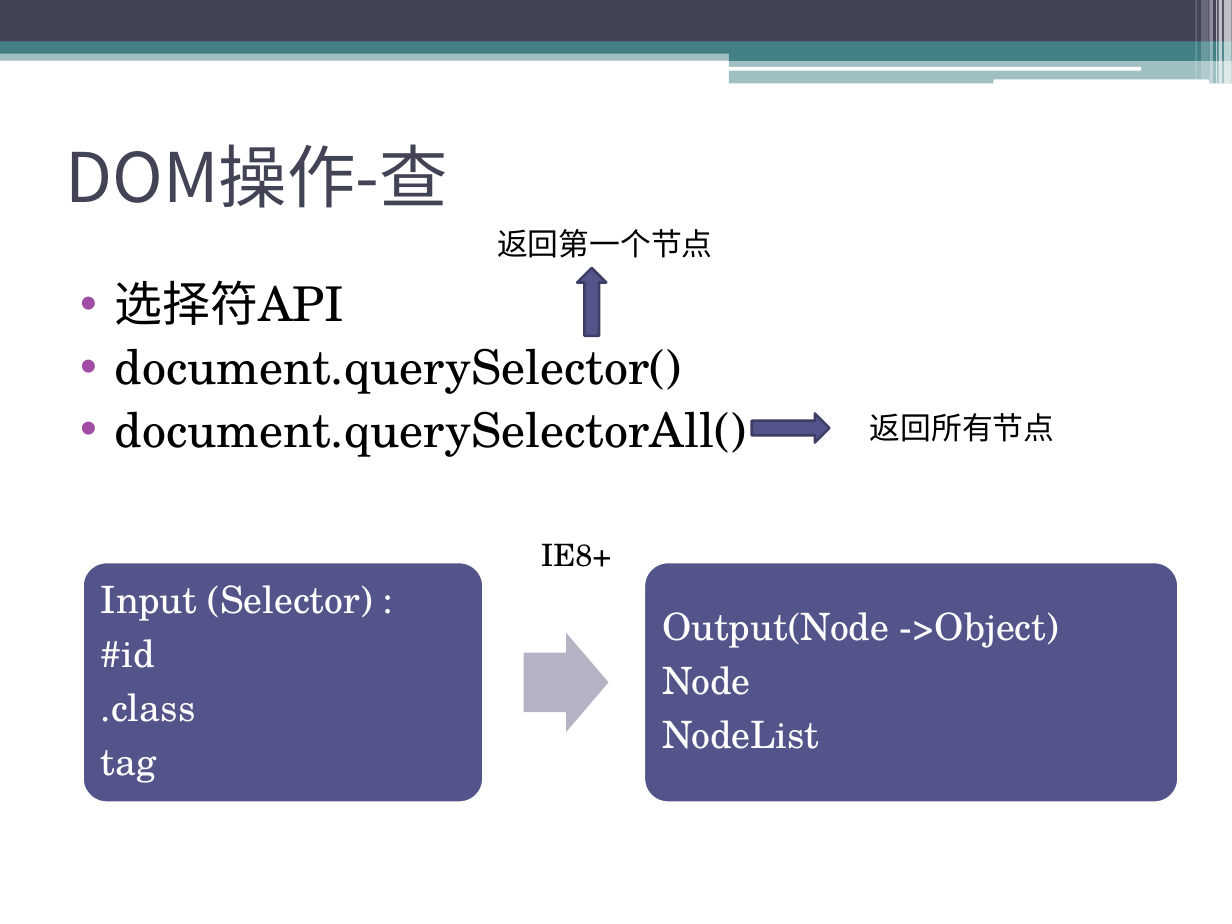
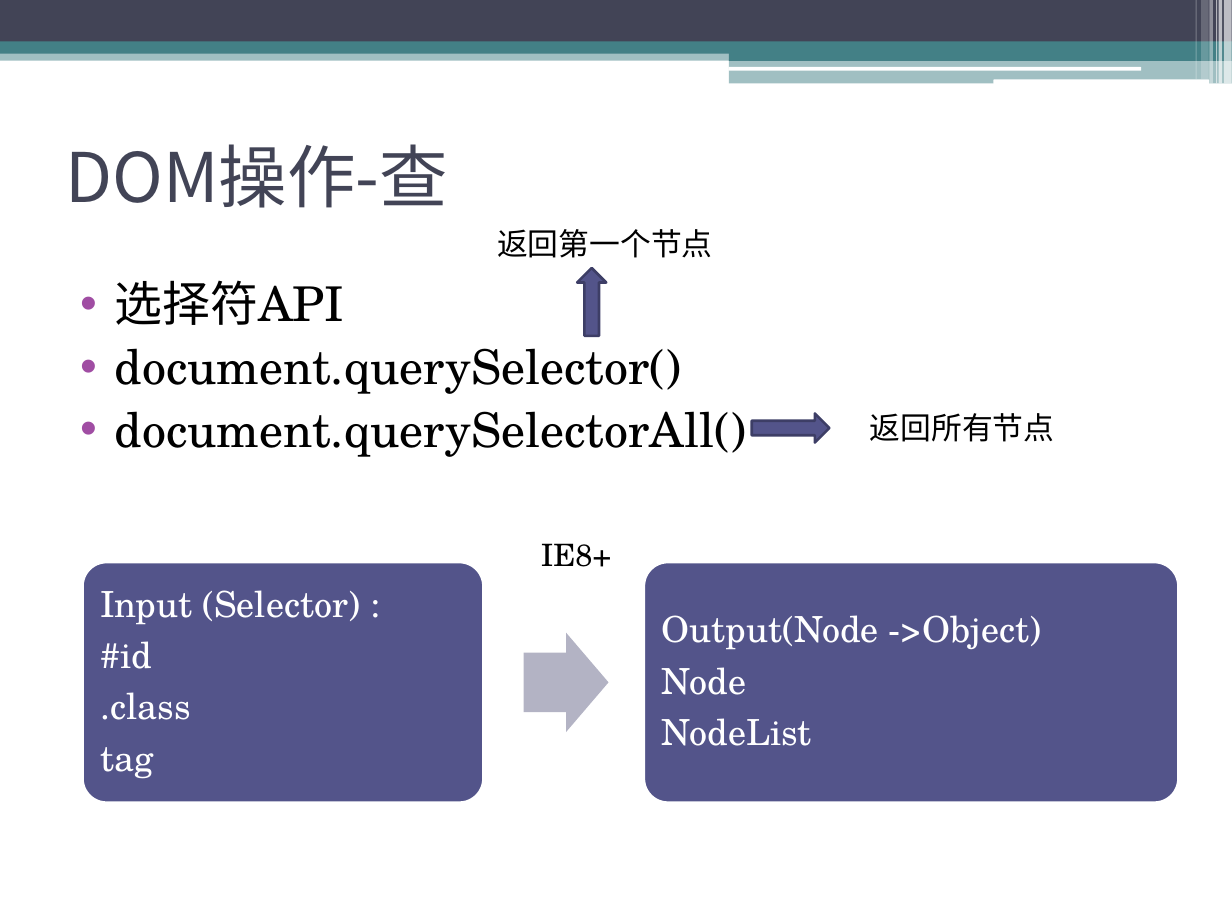
Before and after one commit to sophiazzw/Front_Library, a slide deck: slide 20 of manipulation.pptx. Drawn at 1232x924 pixels with LibreOffice and Linux fonts; fonts in the diff are those of the drawing. Boxes give left, top, right and bottom in pixels: in the first picture for what was removed or moved away, otherwise in the second. Text is boxed around its words. In the diff, an @@ line names an element or a change of style, - is before the commit and + after.

```diff
--- a/manipulation.pptx
+++ b/manipulation.pptx
@@ text "Input (Selector) :" at [100, 590, 360, 779]: size 22 to 21 pt @@
@@ text "Output(Node ->Object)" at [662, 615, 1041, 746]: size 22 to 21 pt @@
```
Also in this commit, not shown: 4 other slides changed.
